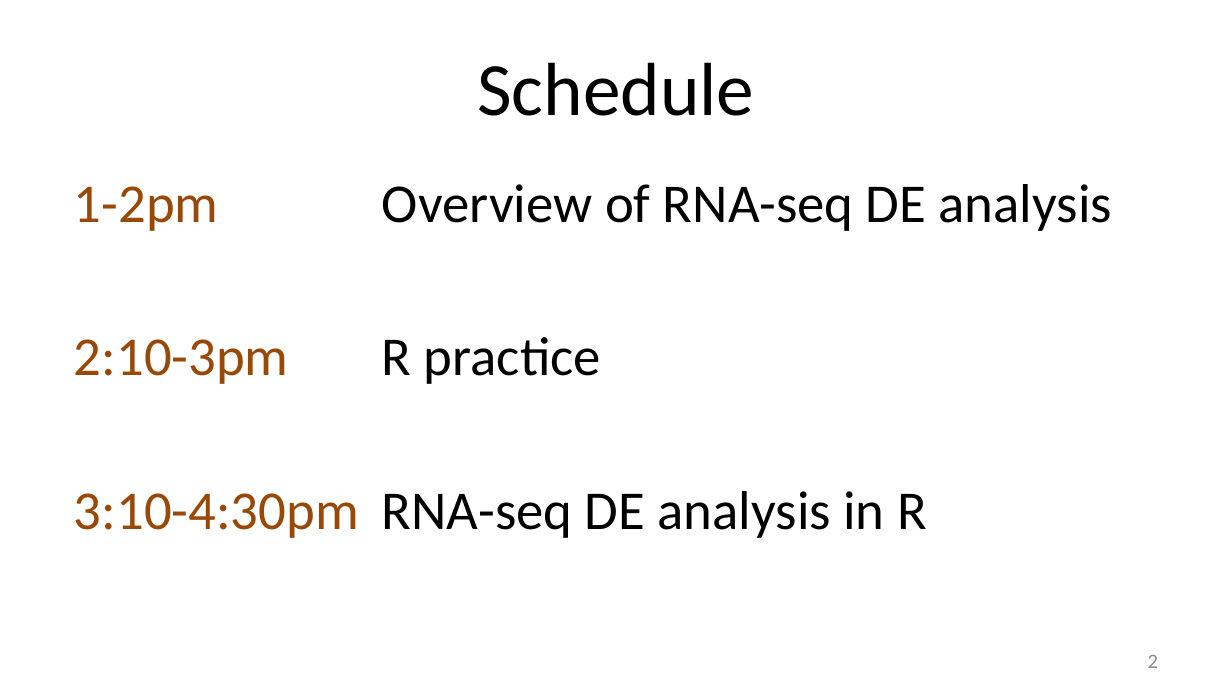
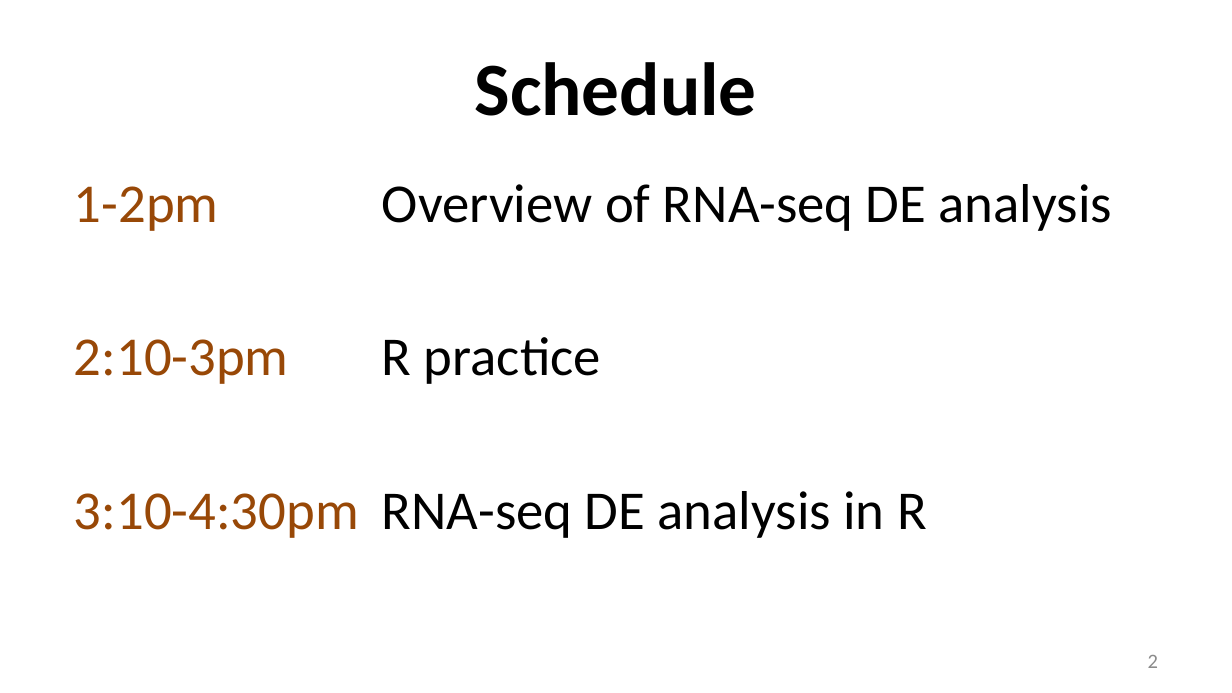
Before and after one commit to liu3zhenlab/teaching, a slide deck: slide 2 of RNA-Seq-Workshop/2026/lectures/IGF26_RNA-seq.pptx. Drawn at 1232x693 pixels with LibreOffice and Linux fonts; fonts in the diff are those of the drawing. Boxes give left, top, right and bottom in pixels: in the first picture for what was removed or moved away, otherwise in the second. Text is boxed around its words. In the diff, an @@ line names an element or a change of style, - is before the commit and + after.

```diff
--- a/RNA-Seq-Workshop/2026/lectures/IGF26_RNA-seq.pptx
+++ b/RNA-Seq-Workshop/2026/lectures/IGF26_RNA-seq.pptx
@@ title "Schedule" at [475, 62, 757, 116]: bold on @@
```
Also in this commit, not shown: 17 other slides changed, 1 slide removed.
